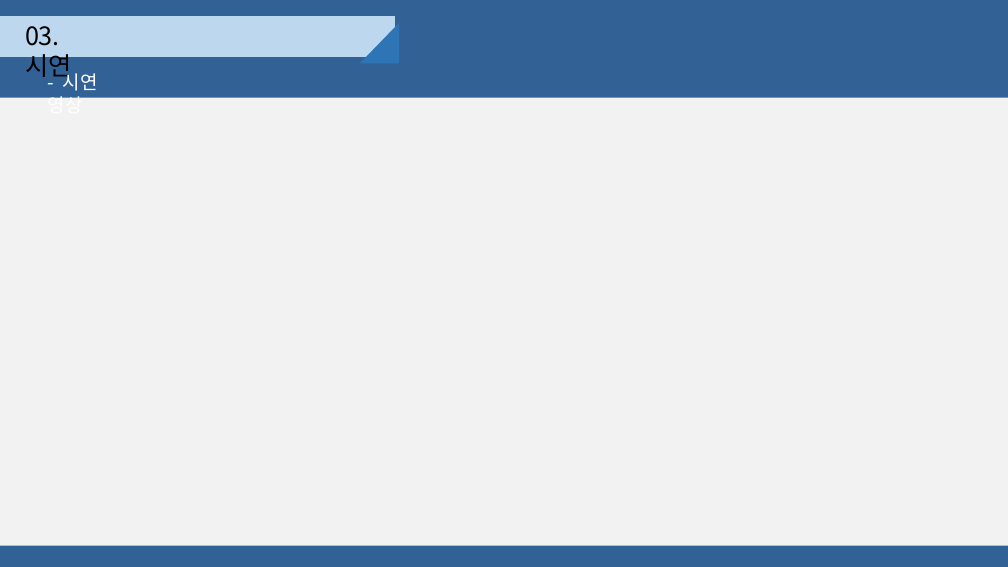
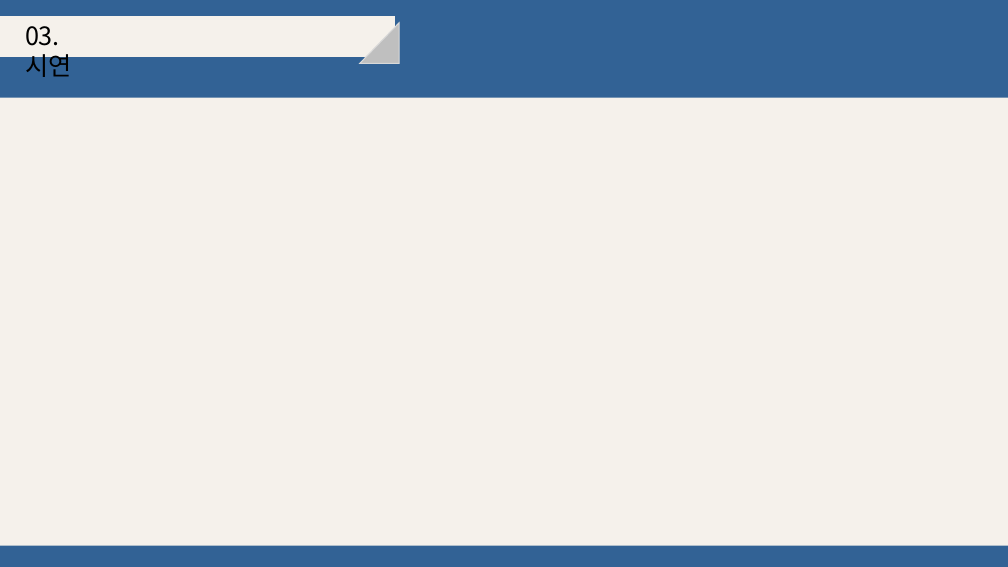
Before and after one commit to djyoon956/OWL_Refactoring, a slide deck: slide 21 of 4조/발표영상 및 PPT/OWL.pptx (slide 19 before the commit). Drawn at 1008x567 pixels with LibreOffice and Linux fonts; fonts in the diff are those of the drawing. Boxes give left, top, right and bottom in pixels: in the first picture for what was removed or moved away, otherwise in the second. Text is boxed around its words. In the diff, an @@ line names an element or a change of style, - is before the commit and + after.

```diff
--- a/4조/발표영상 및 PPT/OWL.pptx
+++ b/4조/발표영상 및 PPT/OWL.pptx
@@ rectangle at (0, 17, 394, 57): fill #BDD7EE to #F5F1EB; outline #BDD7EE 1 pt to #F5F1EB 1 pt @@
@@ text "03. 시연" rewrapped from (25, 26, 71, 82) to (25, 26, 71, 77) @@
@@ right triangle at (360, 23, 399, 64): fill #2E75B6 to #BFBFBF; outline none to #D9D9D9 1 pt @@
@@ text removed at (48, 70, 98, 98) @@
-- 시연 영상
@@ rectangle at (0, 98, 1008, 546): fill #F2F2F2 to #F5F1EB @@
```
Also in this commit, not shown: 10 other slides changed, 3 slides added, 6 slides removed.
